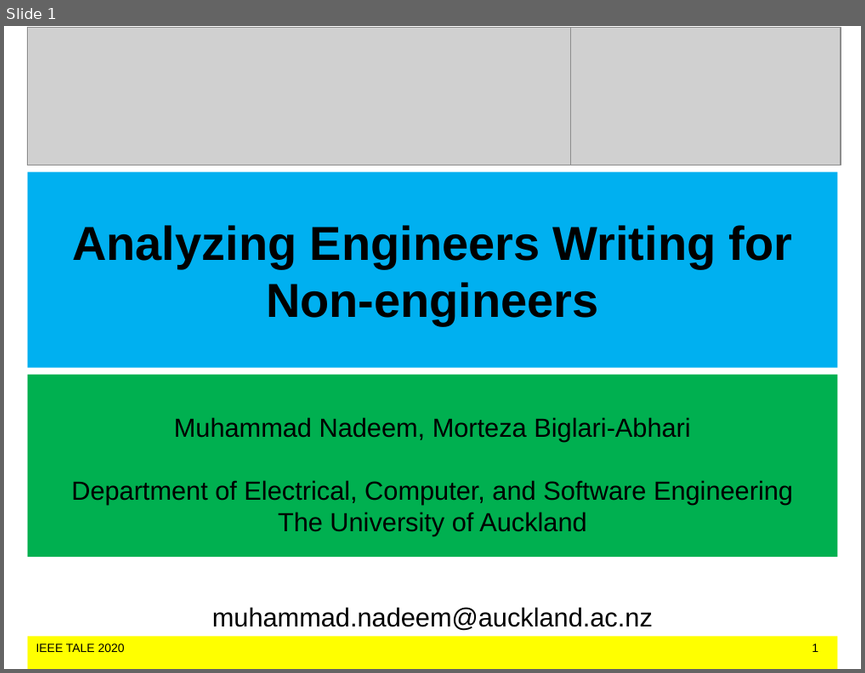
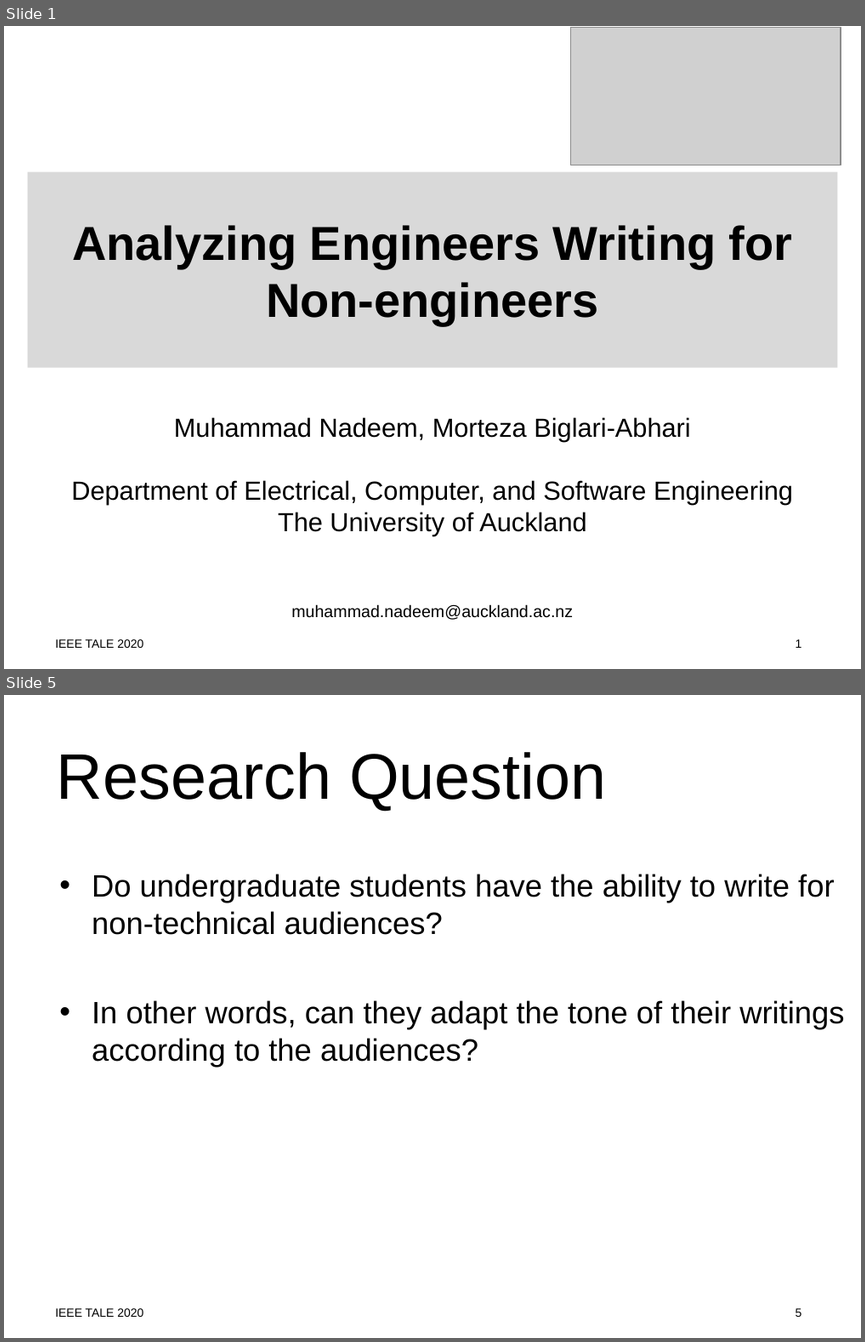
Before and after one commit to MuhammadNadeemAUM/Writing-Diet, a slide deck: Nadeem_IEEE TALE_259.ppt. Shown one above the other, each under a label of ours: slide 1 before the commit, slides 1 and 5 after it; the slides between them are not shown. The pictures are 865x673 and 865x1342 pixels, drawn with LibreOffice and Linux fonts; fonts in the diff are those of the drawing; grey boxes stand for pictures. Boxes give left, top, right and bottom in pixels: in the first picture for what was removed or moved away, otherwise in the second. Text is boxed around its words. In the diff, an @@ line names an element or a change of style, - is before the commit and + after.

```diff
--- a/Nadeem_IEEE TALE_259.ppt
+++ b/Nadeem_IEEE TALE_259.ppt
@@ slide 5 added at box(4, 695, 861, 1338), background #FFFFFF; not listed: 1 template element that a slide beside it also shows @@
@@ title added at box(57, 752, 606, 811), 54 pt, text #000000 @@
+Research Question
@@ text added at box(92, 873, 844, 1067), 26 pt, text #000000 @@
+• Do undergraduate students have the ability to write for non-technical audiences?
+• In other words, can they adapt the tone of their writings according to the audiences?
@@ slide 1 changed as well @@
@@ picture removed at box(27, 28, 570, 165) @@
@@ title "Analyzing Engineers Writing for Non-engineers" at box(27, 171, 837, 367): fill #00B0F0 to #D9D9D9 @@
@@ subtitle "Muhammad Nadeem, Morteza Biglari-Abhari": place and size @@
-subtitle "Muhammad Nadeem, Morteza Biglari-Abhari" at box(27, 374, 837, 556)
+subtitle "Muhammad Nadeem, Morteza Biglari-Abhari" at box(71, 417, 793, 619)
@@ subtitle "Muhammad Nadeem, Morteza Biglari-Abhari" at box(71, 417, 793, 619): fill #00B050 to none @@
@@ subtitle at box(291, 604, 573, 619): size 22 to 14 pt in "muhammad.nadeem@auckland.ac.nz"; less space between paragraphs @@
@@ text: place and size @@
-text at box(27, 636, 837, 669)
+text at box(55, 639, 802, 647)
@@ text at box(55, 639, 802, 647): fill #FFFF00 to none @@
```
Also in this commit, not shown: 2 other slides changed, 10 other slides added, 8 slides removed, 5 other files.
